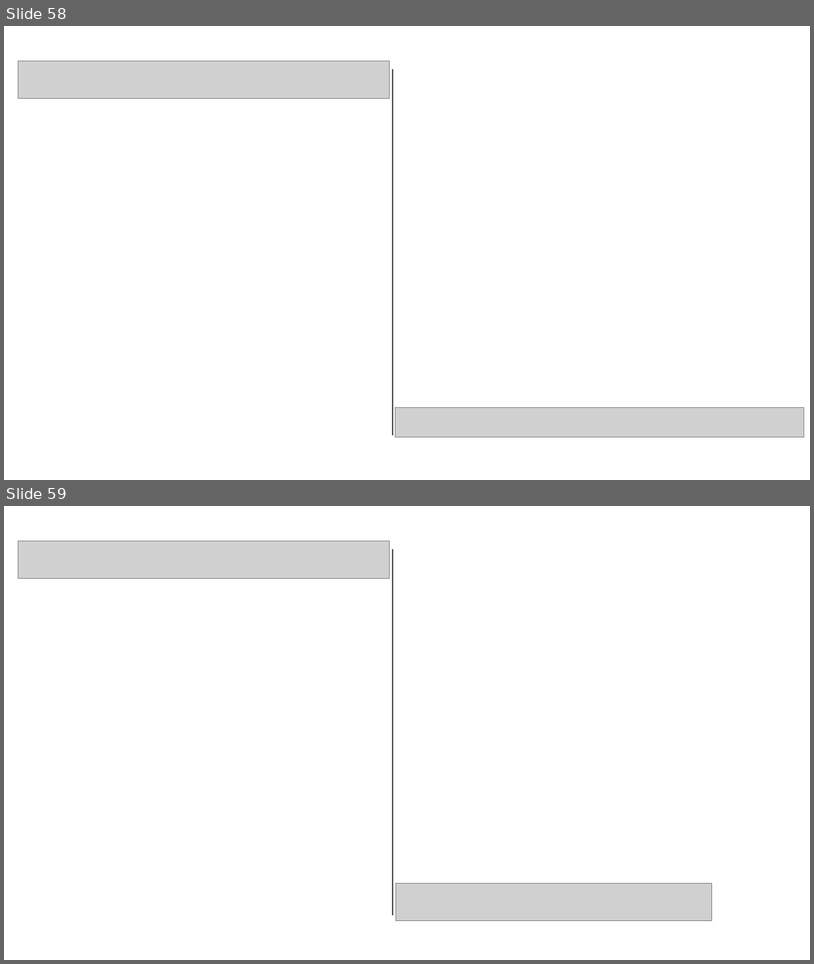
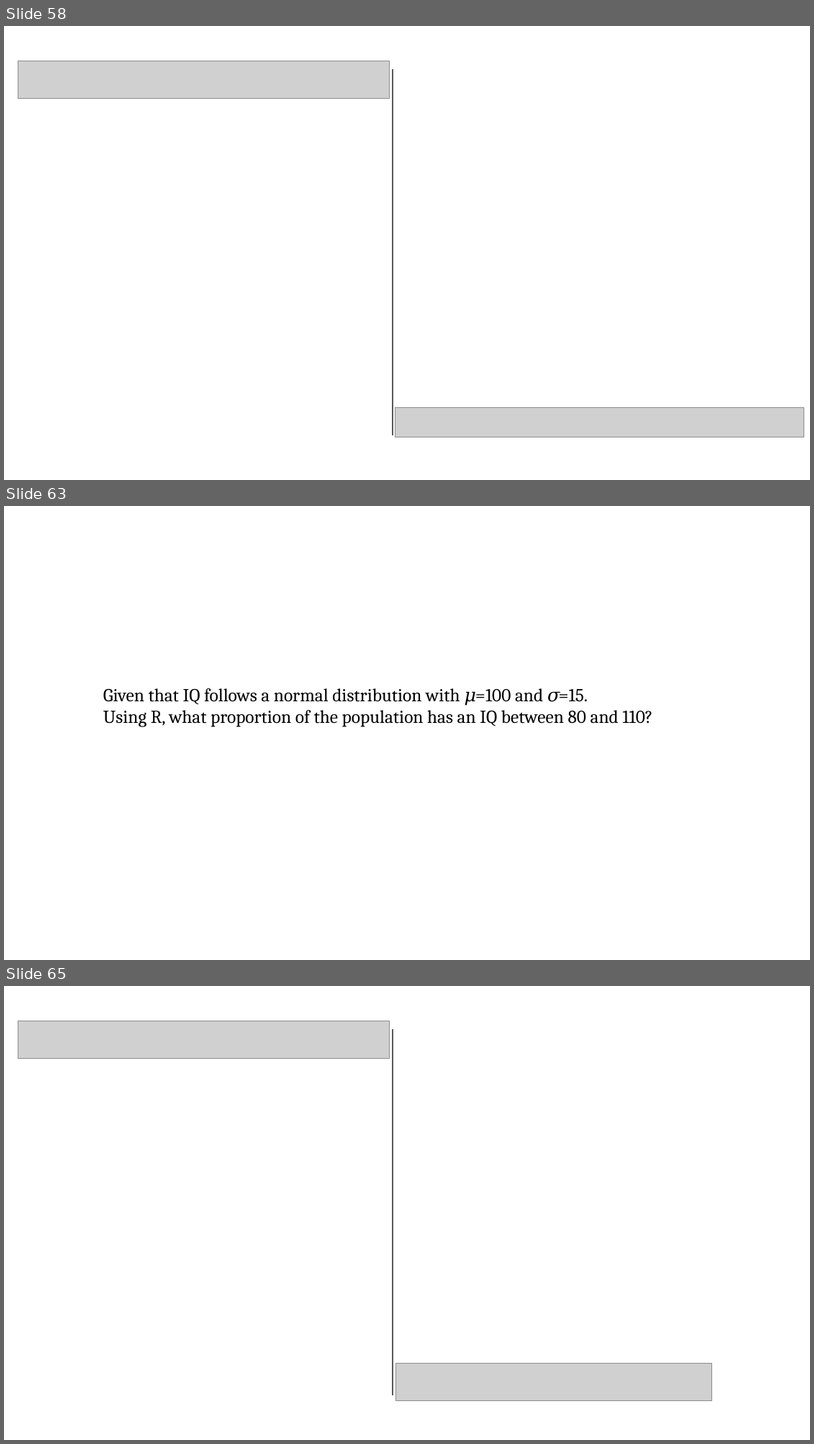
Before and after one commit to pvermees/geostats, a slide deck: slides/quizzes.odp. Shown one above the other, each under a label of ours: slides 58 and 59 before the commit, slides 58, 63 and 65 after it; the slides between them are not shown. The pictures are 814x964 and 814x1444 pixels, drawn with LibreOffice and Linux fonts; fonts in the diff are those of the drawing; grey boxes stand for pictures. Boxes give left, top, right and bottom in pixels: in the first picture for what was removed or moved away, otherwise in the second. Text is boxed around its words. In the diff, an @@ line names an element or a change of style, - is before the commit and + after.

Commit message:
Updated normal distribution table

```diff
--- a/slides/quizzes.odp
+++ b/slides/quizzes.odp
@@ slide 63 added at (4, 506, 810, 960), background #FFFFFF @@
@@ text added at (103, 688, 653, 727), 18 pt, text #000000 @@
+Given that IQ follows a normal distribution with 𝜇=100 and 𝜎=15.
+Using R, what proportion of the population has an IQ between 80 and 110?
@@ what was slide 59 is now slide 65 @@
```
Also in this commit, not shown: 10 slides changed, 5 other slides added, 4 other files.
